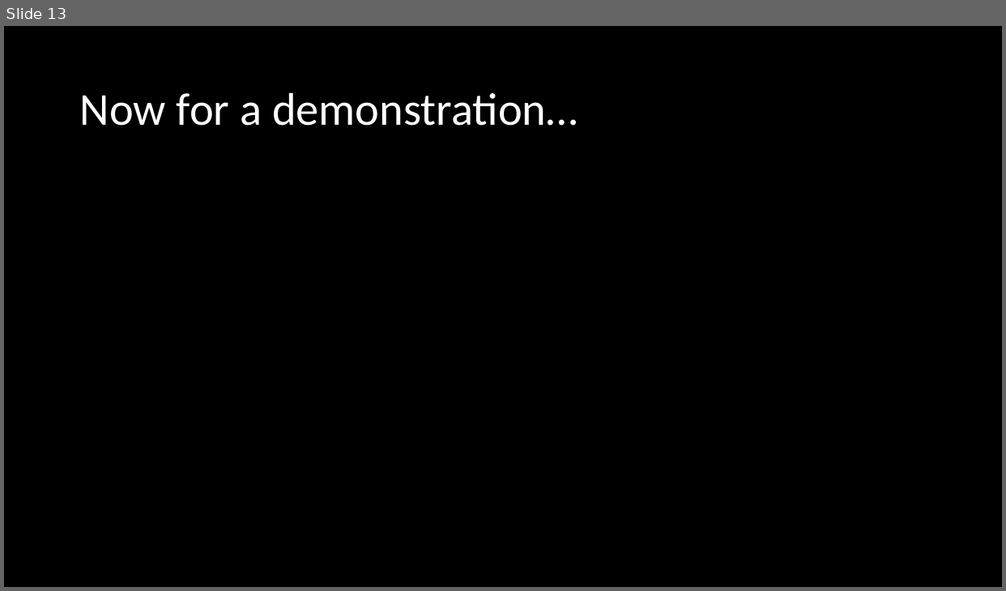
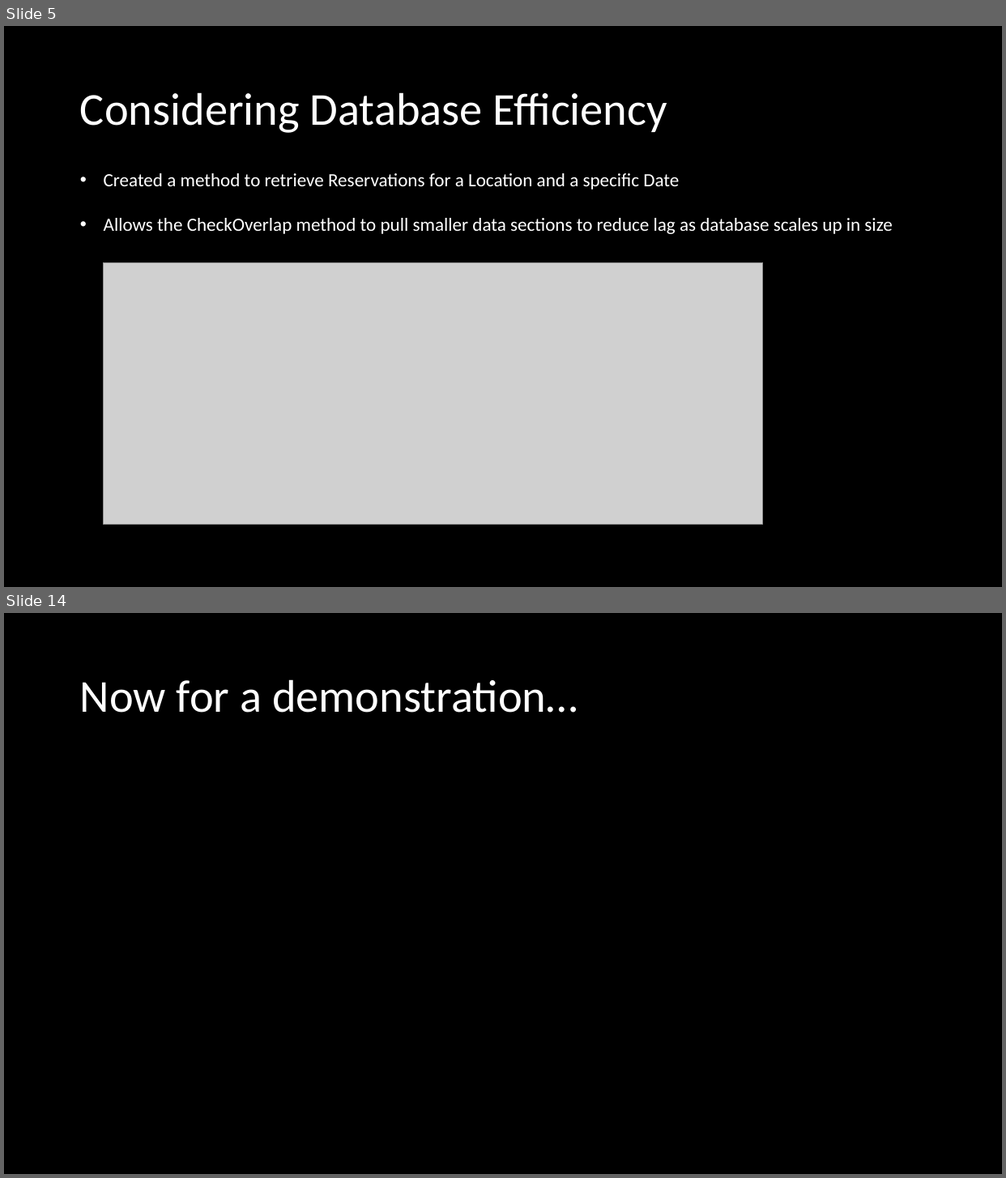
Before and after one commit to Luke4Parker/ReservationSystem, a slide deck: ReservationSystem/ReservationSystem/Reservation System.pptx. Shown one above the other, each under a label of ours: slide 13 before the commit, slides 5 and 14 after it; the slides between them are not shown. The pictures are 1006x591 and 1006x1178 pixels, drawn with LibreOffice and Linux fonts; fonts in the diff are those of the drawing; grey boxes stand for pictures; background and template pictures are left out. Boxes give left, top, right and bottom in pixels: in the first picture for what was removed or moved away, otherwise in the second. Text is boxed around its words. In the diff, an @@ line names an element or a change of style, - is before the commit and + after.

```diff
--- a/ReservationSystem/ReservationSystem/Reservation System.pptx
+++ b/ReservationSystem/ReservationSystem/Reservation System.pptx
@@ slide 5 added at bbox=[4, 26, 1002, 587], background picture (left out) @@
@@ title added at bbox=[80, 92, 667, 133], 44 pt, text #FFFFFF @@
+Considering Database Efficiency
@@ text added at bbox=[104, 173, 892, 234], 18 pt, text #FFFFFF @@
+• Created a method to retrieve Reservations for a Location and a specific Date
+• Allows the CheckOverlap method to pull smaller data sections to reduce lag as database scales up in size
@@ picture added at bbox=[104, 263, 763, 524] @@
@@ what was slide 13 is now slide 14 @@
```
Also in this commit, not shown: 12 slides changed, 1 other slide added, 1 slide removed, 4 other files.
